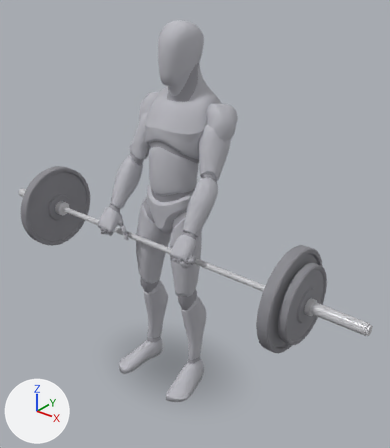
The glTF model app/src/main/assets/mannequins/deadlift.glb: old version first, new version second.
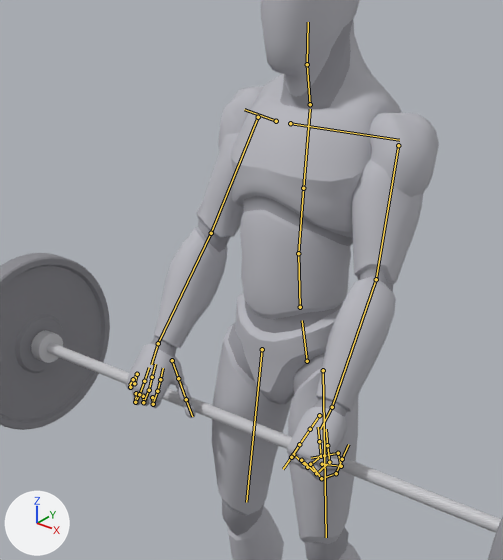
Each version is shown whole from a 50 mm lens placed at (1.6, -1.81, 2.05), pointed at (0.1, 0.07, 0.89), then close up on the part from 11% to 68% of the width and 12% to 68% of the height. The axes (+X, +Y, +Z) are drawn at lower left. The lights are the same throughout. The last two pictures show the newer version. Both versions are drawn at frame 0 of the action 'lowering'; the numbers are the values there. The bones that change, and the others that lie on the model, are drawn over the model as lines in the close-ups.

Objects in the first close-up: 'barbell_0', 'barbell_1', 'barbell_4', 'body', 'body_1' and 1 more.
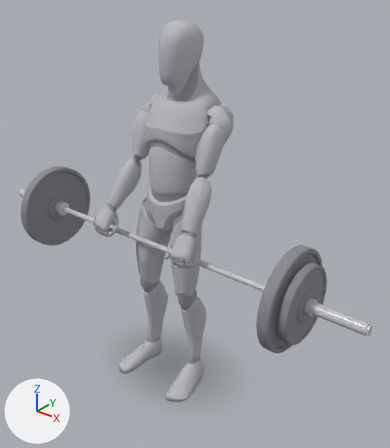
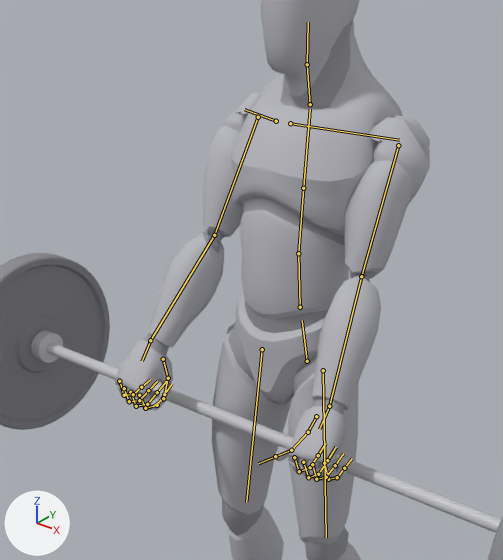
Where the change shows, as pixel boxes (x1, y1, x2, y2) in the close-ups (503 x 560 px):
'body', posed
    before: (128, 0, 439, 560)
    after: (115, 0, 430, 560)
'body_1', posed
    before: (126, 20, 394, 560)
    after: (115, 20, 375, 560)
bone 'upperarm_l', root to tip
    before: (398, 145) to (376, 279)
    after: (398, 145) to (361, 276)
bone 'lowerarm_l', root to tip
    before: (376, 279) to (332, 407)
    after: (361, 276) to (329, 406)
bone 'index_01_l', root to tip
    before: (293, 454) to (307, 467)
    after: (294, 457) to (299, 471)
bone 'index_02_l', root to tip
    before: (307, 467) to (321, 456)
    after: (299, 471) to (310, 467)
bone 'index_03_l', root to tip
    before: (321, 456) to (319, 441)
    after: (310, 467) to (318, 455)
bone 'middle_01_l', root to tip
    before: (301, 460) to (316, 473)
    after: (303, 462) to (308, 477)
bone 'middle_02_l', root to tip
    before: (316, 473) to (329, 462)
    after: (308, 477) to (318, 474)
bone 'middle_03_l', root to tip
    before: (329, 462) to (327, 445)
    after: (318, 474) to (327, 460)
bone 'pinky_01_l', root to tip
    before: (322, 464) to (341, 466)
    after: (324, 463) to (328, 479)
bone 'pinky_02_l', root to tip
    before: (341, 466) to (338, 453)
    after: (328, 479) to (337, 477)
bone 'pinky_03_l', root to tip
    before: (338, 453) to (324, 455)
    after: (337, 477) to (344, 468)
bone 'ring_01_l', root to tip
    before: (310, 464) to (321, 478)
    after: (312, 464) to (316, 479)
bone 'ring_02_l', root to tip
    before: (321, 478) to (336, 473)
    after: (316, 479) to (326, 477)
bone 'ring_03_l', root to tip
    before: (336, 473) to (342, 459)
    after: (326, 477) to (335, 465)
bone 'thumb_02_l', root to tip
    before: (310, 429) to (299, 444)
    after: (308, 432) to (291, 450)
bone 'thumb_03_l', root to tip
    before: (299, 444) to (291, 457)
    after: (291, 450) to (275, 456)
bone 'upperarm_r', root to tip
    before: (258, 117) to (211, 233)
    after: (258, 117) to (214, 235)
bone 'lowerarm_r', root to tip
    before: (211, 233) to (158, 343)
    after: (214, 235) to (150, 340)
bone 'index_01_r', root to tip
    before: (152, 397) to (153, 404)
    after: (139, 395) to (145, 408)
bone 'index_02_r', root to tip
    before: (153, 404) to (157, 391)
    after: (145, 408) to (157, 405)
bone 'index_03_r', root to tip
    before: (157, 391) to (160, 379)
    after: (157, 405) to (164, 394)
bone 'middle_01_r', root to tip
    before: (143, 396) to (143, 402)
    after: (130, 392) to (136, 406)
bone 'middle_02_r', root to tip
    before: (143, 402) to (149, 390)
    after: (136, 406) to (147, 404)
bone 'middle_03_r', root to tip
    before: (149, 390) to (152, 377)
    after: (147, 404) to (157, 392)
bone 'pinky_01_r', root to tip
    before: (130, 387) to (134, 383)
    after: (119, 381) to (124, 395)
bone 'pinky_02_r', root to tip
    before: (134, 383) to (137, 374)
    after: (124, 395) to (133, 394)
bone 'pinky_03_r', root to tip
    before: (137, 374) to (133, 379)
    after: (133, 394) to (141, 387)
bone 'ring_01_r', root to tip
    before: (136, 393) to (135, 402)
    after: (124, 388) to (129, 401)
bone 'ring_02_r', root to tip
    before: (135, 402) to (139, 394)
    after: (129, 401) to (139, 400)
bone 'ring_03_r', root to tip
    before: (139, 394) to (144, 381)
    after: (139, 400) to (148, 390)
bone 'thumb_02_r', root to tip
    before: (178, 378) to (186, 399)
    after: (168, 378) to (163, 398)
bone 'thumb_03_r', root to tip
    before: (186, 399) to (192, 416)
    after: (163, 398) to (153, 406)

The change in detail:
Bone 'upperarm_l' (bone_upperarm_l) turns from (22, 20, -70) to (32, -40, -105) degrees about its own x, y and z.
Bone 'lowerarm_l' (bone_lowerarm_l) turns from (21, 64, 19) to (-13, 134, -9) degrees about its own x, y and z.
Bone 'index_01_l' (bone_index_01_l) turns from (58, 21, -37) to (57, 0, 0) degrees about its own x, y and z.
Bone 'index_02_l' (bone_index_02_l) turns from (61, 23, -38) to (61, 0, 0) degrees about its own x, y and z.
Bone 'index_03_l' (bone_index_03_l) turns from (46, 13, -31) to (45, 0, 0) degrees about its own x, y and z.
Bone 'middle_01_l' (bone_middle_01_l) turns from (57, 20, -36) to (56, 0, 0) degrees about its own x, y and z.
Bone 'middle_02_l' (bone_middle_02_l) turns from (61, 23, -38) to (60, 0, 0) degrees about its own x, y and z.
Bone 'middle_03_l' (bone_middle_03_l) turns from (46, 13, -30) to (44, 0, 0) degrees about its own x, y and z.
Bone 'pinky_01_l' (bone_pinky_01_l) turns from (79, 37, -44) to (52, 0, 0) degrees about its own x, y and z.
Bone 'pinky_02_l' (bone_pinky_02_l) turns from (85, 41, -44) to (56, 0, 0) degrees about its own x, y and z.
Bone 'pinky_03_l' (bone_pinky_03_l) turns from (63, 25, -39) to (41, 0, 0) degrees about its own x, y and z.
Bone 'ring_01_l' (bone_ring_01_l) turns from (50, 15, -32) to (54, 0, 0) degrees about its own x, y and z.
Bone 'ring_02_l' (bone_ring_02_l) turns from (53, 17, -34) to (58, 0, 0) degrees about its own x, y and z.
Bone 'ring_03_l' (bone_ring_03_l) turns from (40, 10, -27) to (42, 0, 0) degrees about its own x, y and z.
Bone 'thumb_02_l' (bone_thumb_02_l) turns from (0, 0, 0) to (-1, 7, -33) degrees about its own x, y and z.
Bone 'thumb_03_l' (bone_thumb_03_l) turns from (0, 0, 0) to (-2, 9, -43) degrees about its own x, y and z.
Bone 'upperarm_r' (bone_upperarm_r) turns from (22, -20, 70) to (32, 40, 105) degrees about its own x, y and z.
Bone 'lowerarm_r' (bone_lowerarm_r) turns from (21, -64, -19) to (-13, -134, 9) degrees about its own x, y and z.
Bone 'index_01_r' (bone_index_01_r) turns from (58, -21, 37) to (57, 0, 0) degrees about its own x, y and z.
Bone 'index_02_r' (bone_index_02_r) turns from (61, -23, 38) to (61, 0, 0) degrees about its own x, y and z.
Bone 'index_03_r' (bone_index_03_r) turns from (46, -13, 31) to (45, 0, 0) degrees about its own x, y and z.
Bone 'middle_01_r' (bone_middle_01_r) turns from (57, -20, 36) to (56, 0, 0) degrees about its own x, y and z.
Bone 'middle_02_r' (bone_middle_02_r) turns from (61, -23, 38) to (60, 0, 0) degrees about its own x, y and z.
Bone 'middle_03_r' (bone_middle_03_r) turns from (46, -13, 30) to (44, 0, 0) degrees about its own x, y and z.
Bone 'pinky_01_r' (bone_pinky_01_r) turns from (79, -37, 44) to (52, 0, 0) degrees about its own x, y and z.
Bone 'pinky_02_r' (bone_pinky_02_r) turns from (85, -41, 44) to (56, 0, 0) degrees about its own x, y and z.
Bone 'pinky_03_r' (bone_pinky_03_r) turns from (63, -25, 39) to (41, 0, 0) degrees about its own x, y and z.
Bone 'ring_01_r' (bone_ring_01_r) turns from (50, -15, 32) to (54, 0, 0) degrees about its own x, y and z.
Bone 'ring_02_r' (bone_ring_02_r) turns from (53, -17, 34) to (58, 0, 0) degrees about its own x, y and z.
Bone 'ring_03_r' (bone_ring_03_r) turns from (40, -10, 27) to (42, 0, 0) degrees about its own x, y and z.
Bone 'thumb_02_r' (bone_thumb_02_r) turns from (0, 0, 0) to (-1, -7, 33) degrees about its own x, y and z.
Bone 'thumb_03_r' (bone_thumb_03_r) turns from (0, 0, 0) to (-2, -9, 43) degrees about its own x, y and z.
